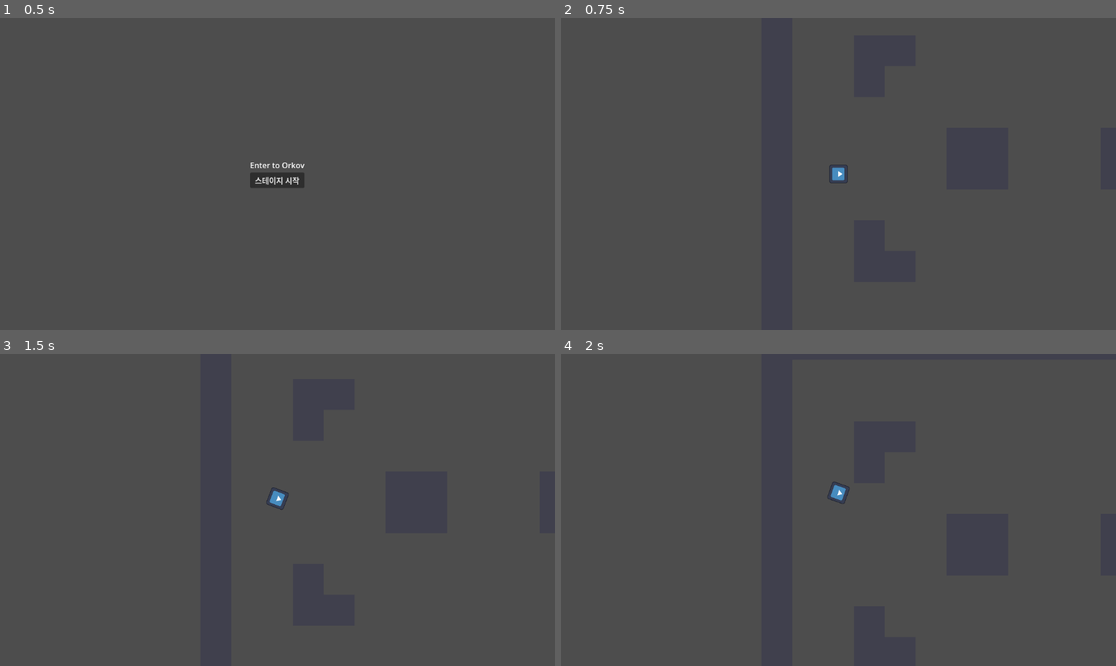
Above: before the commit, frames 1-4 (two rows, left to right).
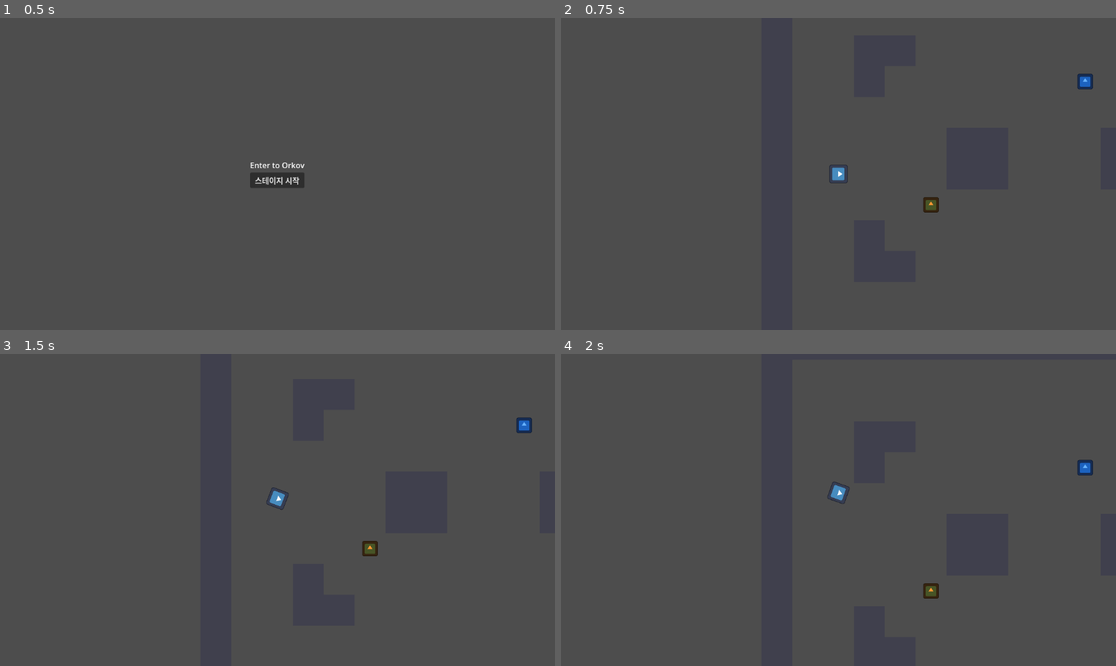
Above: after the commit, the same moments.

Repository: eueuehshsj/Orkov
Game: Godot game, scene res://scenes/main_menu.tscn
The game is run twice, just before and just after one commit, with the same random seed, the same clock (stepped at 60 frames per second) and the same inputs. The project has no main scene, so this scene is started directly. The engine's default icon, where the game draws it, is replaced by a stand-in: a white triangle on a blue panel in a dark square.
Inputs (mouse positions are in pixels of both pictures, inside the frame that each line leads up to):
- Up to frame 1 (0.5 s): no input
- Up to frame 2 (0.75 s): click "스테이지 시작" at 0.5 s
- Up to frame 3 (1.5 s): tap Enter at 1.25 s; move the mouse to (249, 572) at 1.27 s; hold W (move_up) from 1.28 s (still down); click (249, 572) at 1.35 s
- Up to frame 4 (2 s): keep holding W (move_up)

Frame 1 is identical in both runs. In frame 2, 0.3% of the frame differs, in the area x 65-96%, y 17-63%; in frame 3, 0.3%; in frame 4, 0.3%.
Error after the commit: Invalid access to property or key 'attack_range' on a base object of type 'Nil'. (res://scripts/enemies/enemy_base.gd:43)

Commit message:
fix: wire enemy spawning and QuestManager kill tracking for priority 5
- Stage: add ENEMY_SPAWN_DEFS and _spawn_enemies() to instantiate rifle/burst/elite at map positions
- Stage: call QuestManager.register_enemies() after spawning so kill counter is initialized
- enemy_base: call QuestManager.on_enemy_killed() on die() to track secondary objective

Co-Authored-By: Claude Sonnet 4.6 <noreply@anthropic.com>

Diff:
--- a/scripts/Stage.gd
+++ b/scripts/Stage.gd
@@ -1,6 +1,10 @@
 extends Node2D
 
 const TILE_SIZE := 64
+
+const ENEMY_RIFLE_SCENE := preload("res://scenes/enemies/enemy_rifle.tscn")
+const ENEMY_BURST_SCENE := preload("res://scenes/enemies/enemy_burst.tscn")
+const ENEMY_ELITE_SCENE := preload("res://scenes/enemies/enemy_elite.tscn")
 
 # 0 = 바닥, 1 = 벽/엄폐물
 const MAP_LAYOUT := [
@@ -21,19 +25,20 @@
 	[1,1,1,1,1,1,1,1,1,1,1,1,1,1,1,1,1,1,1,1],
 ]
 
-# 적 스폰 위치 (row, col) — EnemyBase 씬 추가 시 사용
-const ENEMY_SPAWN_CELLS := [
-	Vector2i(2, 15),
-	Vector2i(4, 10),
-	Vector2i(8, 5),
-	Vector2i(11, 12),
-	Vector2i(12, 17),
+# (scene, row, col) — 마지막 항목은 반드시 elite
+const ENEMY_SPAWN_DEFS := [
+	["rifle",  2, 15],
+	["rifle",  4, 10],
+	["burst",  8,  5],
+	["rifle", 11, 12],
+	["elite", 12, 17],
 ]
 
 func _ready() -> void:
 	QuestManager.reset()
 	_setup_navigation()
 	_build_map()
+	_spawn_enemies()
 
 func _setup_navigation() -> void:
 	var nav_region := $NavigationRegion2D as NavigationRegion2D
@@ -77,5 +82,18 @@
 
 	parent.add_child(body)
 
-func register_enemy_count(count: int) -> void:
-	QuestManager.register_enemies(count)
+func _spawn_enemies() -> void:
+	var container: Node2D = $Enemies
+	for def in ENEMY_SPAWN_DEFS:
+		var scene: PackedScene
+		match def[0]:
+			"rifle": scene = ENEMY_RIFLE_SCENE
+			"burst": scene = ENEMY_BURST_SCENE
+			"elite": scene = ENEMY_ELITE_SCENE
+		var enemy: Node2D = scene.instantiate()
+		enemy.global_position = Vector2(
+			def[2] * TILE_SIZE + TILE_SIZE * 0.5,
+			def[1] * TILE_SIZE + TILE_SIZE * 0.5
+		)
+		container.add_child(enemy)
+	QuestManager.register_enemies(ENEMY_SPAWN_DEFS.size())
--- a/scripts/enemies/enemy_base.gd
+++ b/scripts/enemies/enemy_base.gd
@@ -75,6 +75,7 @@
 	state = State.DEAD
 	if data:
 		GameManager.add_scrap(data.scrap_drop)
+	QuestManager.on_enemy_killed(false)
 	_on_die()
 	queue_free()
 
